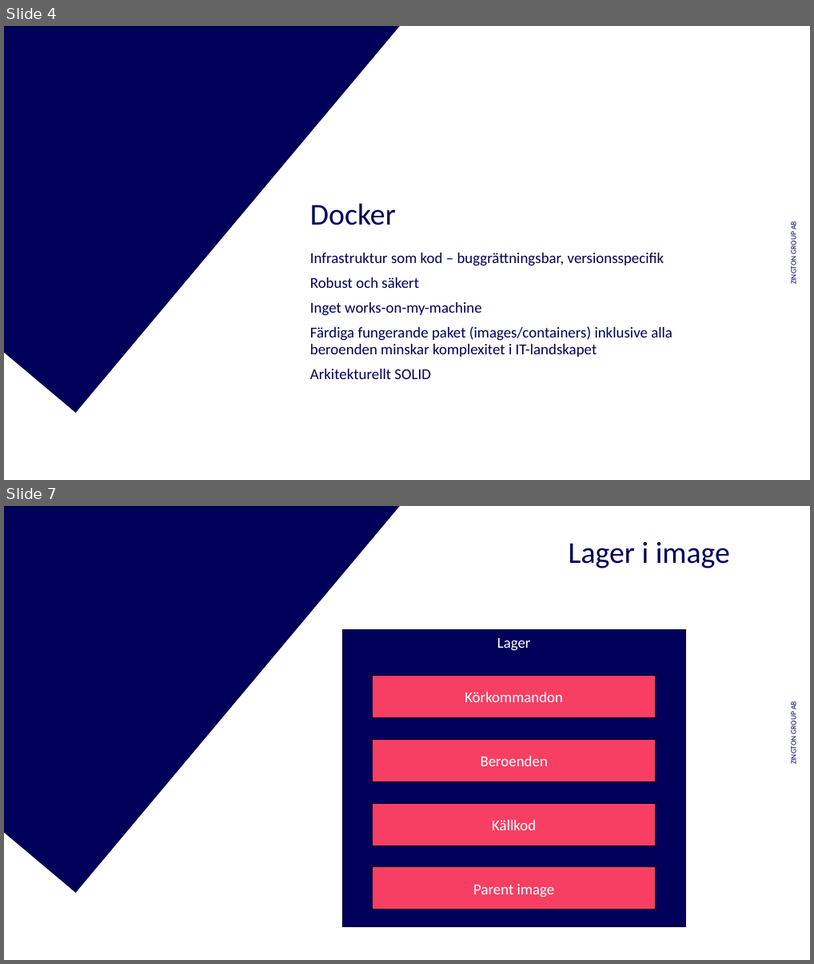
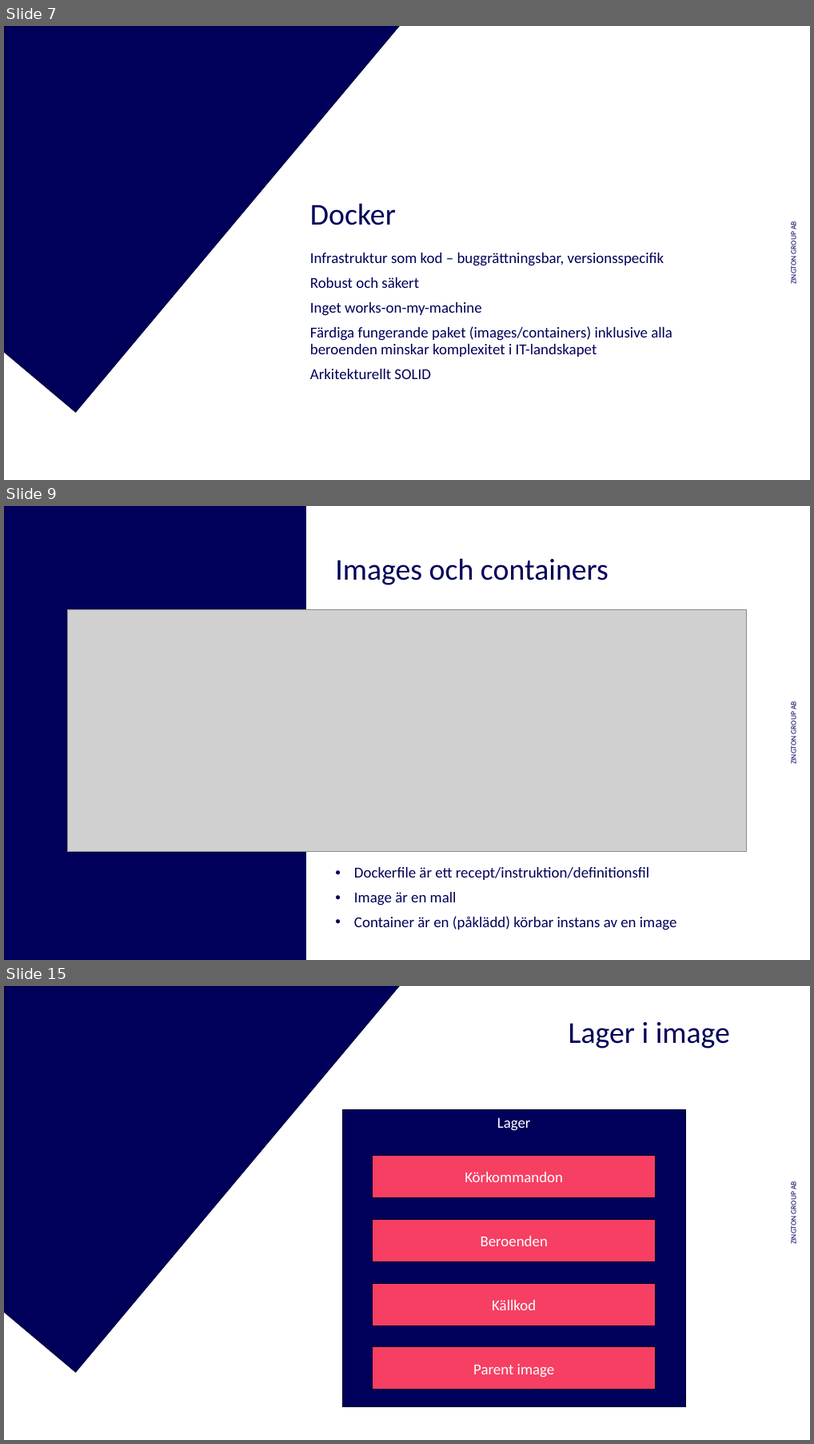
Before and after one commit to kejsardamberg/docker-hackaton, a slide deck: res/DevOps_hackaton.pptx. Shown one above the other, each under a label of ours: slides 4 and 7 before the commit, slides 7, 9 and 15 after it; the slides between them are not shown. The pictures are 814x964 and 814x1444 pixels, drawn with LibreOffice and Linux fonts; fonts in the diff are those of the drawing; grey boxes stand for pictures; background and template pictures are left out. Boxes give left, top, right and bottom in pixels: in the first picture for what was removed or moved away, otherwise in the second. Text is boxed around its words. In the diff, an @@ line names an element or a change of style, - is before the commit and + after.

```diff
--- a/res/DevOps_hackaton.pptx
+++ b/res/DevOps_hackaton.pptx
@@ slide 9 added at (x1=4, y1=506, x2=810, y2=960), background #FFFFFF; not listed: 1 template element that a slide beside it also shows @@
@@ rectangle added at (x1=4, y1=506, x2=306, y2=960), fill #00005A @@
@@ title added at (x1=335, y1=558, x2=609, y2=585), 36 pt, text #00005A @@
+Images och containers
@@ picture added at (x1=67, y1=609, x2=747, y2=852) @@
@@ text added at (x1=354, y1=867, x2=678, y2=930), 18 pt, text #00005A @@
+• Dockerfile är ett recept/instruktion/definitionsfil
+• Image är en mall
+• Container är en (påklädd) körbar instans av en image
@@ what was slide 4 is now slide 7 @@
@@ what was slide 7 is now slide 15 @@
```
Also in this commit, not shown: 4 slides changed, 10 other slides added, 1 slide removed, 4 other files.
